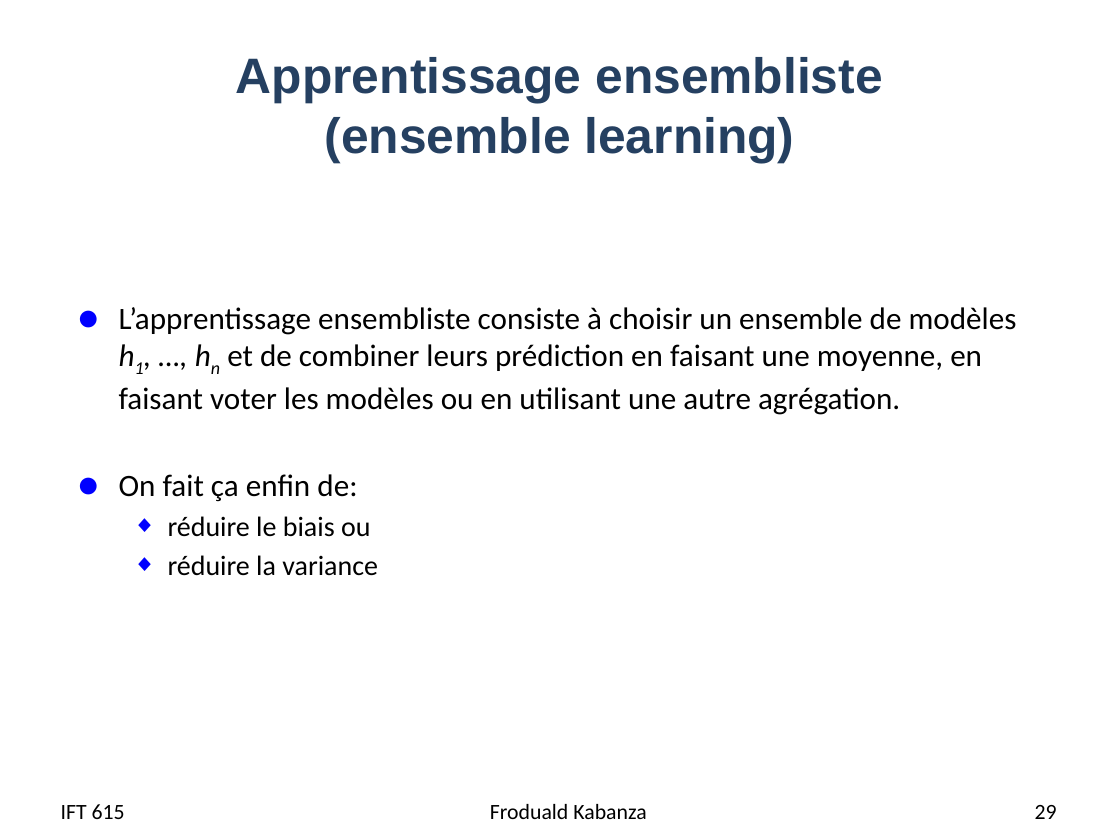
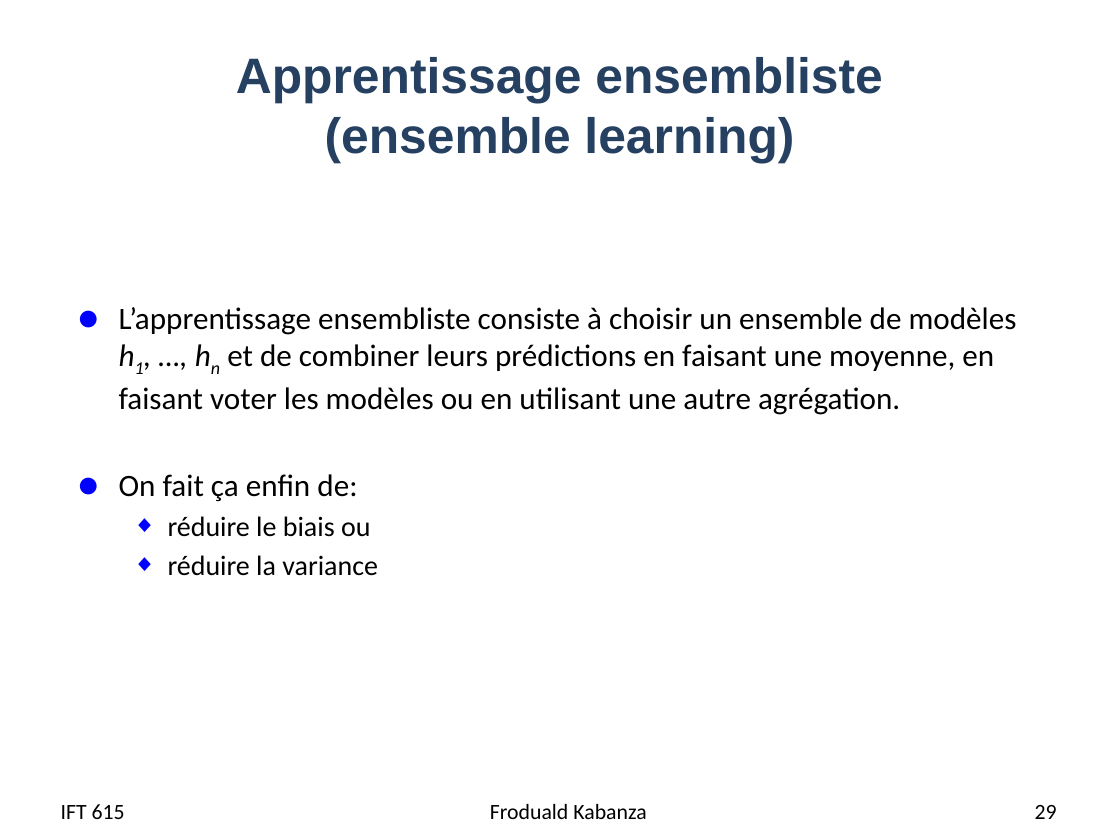
Before and after one commit to djeffkanda/djeffkanda.github.io, a slide deck: slide 29 of ift/assets/slides/ift615-08-Apprentissage avec des arbres de decision.pptx. Drawn at 1120x840 pixels with LibreOffice and Linux fonts; fonts in the diff are those of the drawing. Boxes give left, top, right and bottom in pixels: in the first picture for what was removed or moved away, otherwise in the second. Text is boxed around its words. In the diff, an @@ line names an element or a change of style, - is before the commit and + after.

```diff
--- a/ift/assets/slides/ift615-08-Apprentissage avec des arbres de decision.pptx
+++ b/ift/assets/slides/ift615-08-Apprentissage avec des arbres de decision.pptx
@@ text at [119, 307, 1017, 415]: text changed @@
-● L’apprentissage ensembliste consiste à choisir un ensemble de modèles h1, …, hn et de combiner leurs prédiction en faisant une moyenne, en faisant voter les modèles ou en utilisant une autre agrégation.
+● L’apprentissage ensembliste consiste à choisir un ensemble de modèles h1, …, hn et de combiner leurs prédictions en faisant une moyenne, en faisant voter les modèles ou en utilisant une autre agrégation.
```
Also in this commit, not shown: 7 other slides changed, 1 other file.
